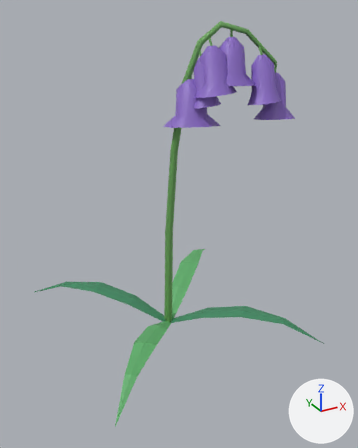
What one commit did to the glTF model godot/art/models/flora/bluebell_b.glb.
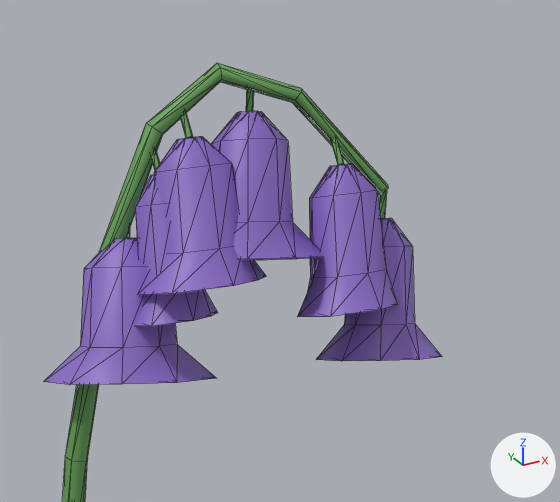
The first picture shows the older version from a 50 mm camera at (-10.21, -19.74, 15.41) aimed at (0.13, -0.93, 6.01). The close-ups show the older and then the newer version on the part from 42% to 93% of the width and 0% to 37% of the height of that picture. Only the edits that show in the close-ups are written down. The lights are fixed; the arrows at lower right show +X, +Y and +Z. The close-ups show mesh edges as thin lines.

The scene before the commit, as lines of its bpy script (objects in view):
```python
me_petal_violet_nl = bpy.data.meshes.new('petal_violet_nl')
me_petal_violet_nl.from_pydata(...)  # 384 vertices, 672 faces; spans x -0.2..5.18, y -2.91..0.34, z 10.38..14.22
me_petal_violet_nl.materials.append(mat_defaultmaterial_001)
me_stem = bpy.data.meshes.new('stem')
me_stem.from_pydata(...)  # 88 vertices, 148 faces; spans x -0.18..4.57, y -1.89..0.21, z 0.0..14.84
me_stem.materials.append(mat_defaultmaterial_002)
ob_petal_violet_nl = bpy.data.objects.new('petal_violet_nl', me_petal_violet_nl)
ob_petal_violet_nl.location = (0.0, 0.0, 0.0)
ob_stem = bpy.data.objects.new('stem', me_stem)
ob_stem.location = (0.0, 0.0, 0.0)
```
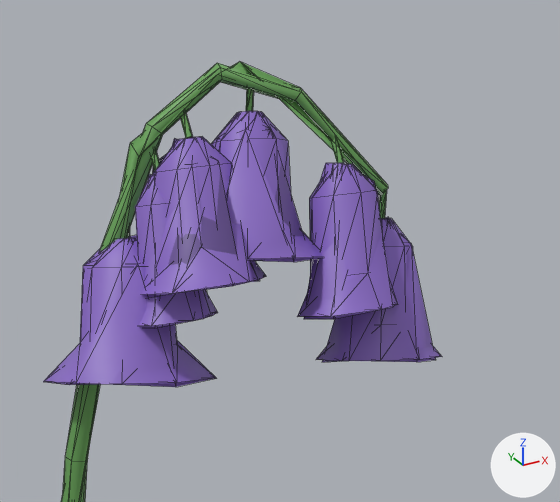
Where the change shows, as pixel boxes (x1, y1, x2, y2) in the close-ups (560 x 502 px):
'body__far', added (purple)
    after: (43, 62, 436, 502)

Diff of the bpy script that builds the scene:
```diff
--- a/godot/art/models/flora/bluebell_b.glb.py
+++ b/godot/art/models/flora/bluebell_b.glb.py
@@ me_body__far @@
+me_body__far.from_pydata(...)  # 319 vertices, 385 faces; spans x -5.72..5.75, y -5.91..5.59, z 0.0..14.86
+me_body__far.materials.append(mat_defaultmaterial)
@@ ob_body__far @@
+ob_body__far = bpy.data.objects.new('body__far', me_body__far)
+ob_body__far.location = (0.0, 0.0, 0.0)
```
